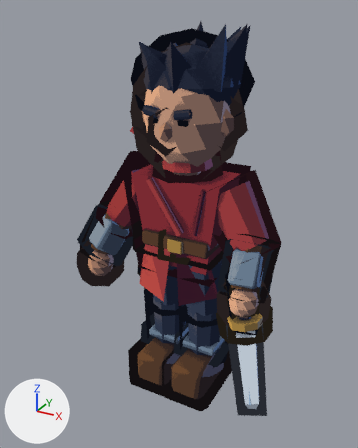
The Blender file jogos/hordas/fonte_arte/blender_herois/hazaki/hazaki_rig.blend: old version first, new version second.
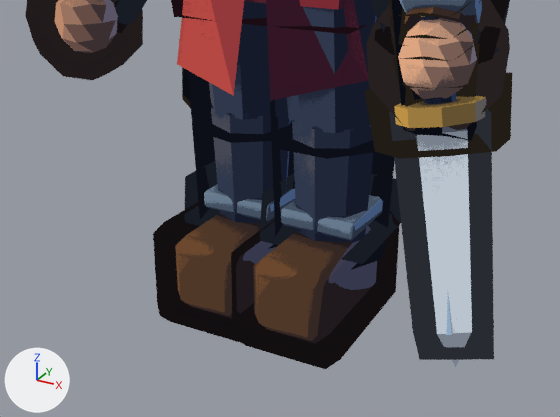
Old and new are each drawn whole from a 50 mm lens placed at (1.048, -2.735, 1.986), pointed at (-0.047, -0.745, 0.991) and again close up from a 50 mm lens placed at (0.789, -2.228, 1.06), pointed at (0.136, -1.041, 0.467). Every picture has the same lights, and +X, +Y and +Z are marked at lower left. The first two pictures are the older version.

Names of what the first close-up shows: 'Aba do casaco direita', 'Aba do casaco esquerda', 'Bota direita', 'Bota esquerda', 'Canela direita', 'Canela esquerda', 'Contorno — Bota direita', 'Contorno — Lâmina da katana', 'Contorno — Mão esquerda', 'Coxa direita', 'Fio azul refletido', 'Lâmina da katana', 'Mão direita', 'Ponta da katana' and 30 more.
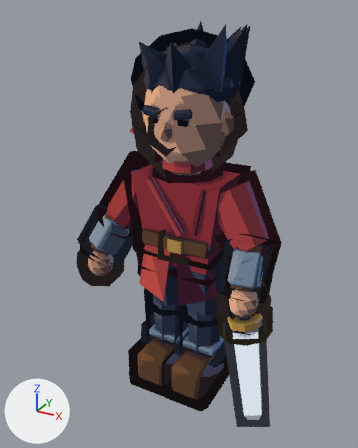
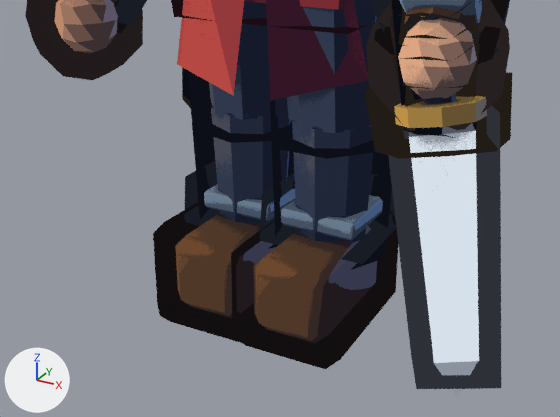
The change, as a diff of the scene's bpy script:
```diff
--- a/jogos/hordas/fonte_arte/blender_herois/hazaki/hazaki_rig.blend.py
+++ b/jogos/hordas/fonte_arte/blender_herois/hazaki/hazaki_rig.blend.py
@@ mat_fio_polido @@
 n7 = _N.new('ShaderNodeValToRGB'); n7.name = 'Color Ramp'
 while len(n7.color_ramp.elements) > 1: n7.color_ramp.elements.remove(n7.color_ramp.elements[-1])
-n7.color_ramp.elements[0].position = 0.0; n7.color_ramp.elements[0].color = (0.0607, 0.0726, 0.101, 1.0)
-_e = n7.color_ramp.elements.new(0.3); _e.color = (0.189, 0.22, 0.267, 1.0)
-_e = n7.color_ramp.elements.new(0.52); _e.color = (0.485, 0.552, 0.624, 1.0)
-_e = n7.color_ramp.elements.new(0.76); _e.color = (0.735, 0.763, 0.781, 1.0)
+n7.color_ramp.elements[0].position = 0.0; n7.color_ramp.elements[0].color = (0.0804, 0.0936, 0.125, 1.0)
+_e = n7.color_ramp.elements.new(0.3); _e.color = (0.258, 0.291, 0.344, 1.0)
+_e = n7.color_ramp.elements.new(0.52); _e.color = (0.672, 0.745, 0.823, 1.0)
+_e = n7.color_ramp.elements.new(0.76); _e.color = (0.996, 1.0, 1.0, 1.0)
 n8 = _N.new('ShaderNodeVectorMath'); n8.name = 'Vector Math.001'
@@ mat_fio_polido @@
 n11 = _N.new('ShaderNodeMixRGB'); n11.name = 'Mix (Legacy)'
-n11.inputs[2].default_value = (0.204, 0.299, 0.517, 1.0)  # 'Color2', blue #7d95be
+n11.inputs[2].default_value = (0.265, 0.371, 0.612, 1.0)  # 'Color2', blue #8da4cd
 _L.new(n1.outputs[0], n0.inputs[0])  # 'Emission' to 'Surface'
@@ mat_contorno_fio_polido @@
 n4 = _N.new('ShaderNodeEmission'); n4.name = 'Emission'
-n4.inputs[0].default_value = (0.0208, 0.0239, 0.032, 1.0)  # 'Color', dark grey #282b32
+n4.inputs[0].default_value = (0.0266, 0.03, 0.0388, 1.0)  # 'Color', dark grey #2d3037
 _L.new(n2.outputs[6], n1.inputs[0])  # 'Backfacing' to 'Factor'
@@ me_cone_042 @@
 # used by ob_lâmina_da_katana; location = (0.431, -0.93, 0.441); rotation_euler = (2.942, 0.00694, 1.15), in degrees (169, 0.4, 66); scale = (0.546, 0.528, 0.549)
-me_cone_042.from_pydata(...)  # 8 vertices, 6 faces; spans x -0.115..0.115, y -0.115..0.115, z -0.35..0.35
+me_cone_042.from_pydata(...)  # 8 vertices, 6 faces; spans x -0.15..0.15, y -0.15..0.15, z -0.4..0.4
+# me_cone_042 part 1: the whole mesh is scaled about its middle by (1.3, 1.3, 1.14)
 me_cone_042.materials.append(mat_fio_polido)
@@ me_cone_043 @@
 # used by ob_ponta_da_katana; location = (0.471, -0.948, 0.209); rotation_euler = (2.942, 0.00694, 1.15), in degrees (169, 0.4, 66); scale = (0.546, 0.528, 0.549)
-me_cone_043.from_pydata(...)  # 5 vertices, 5 faces; spans x -0.085..0.085, y -0.085..0.085, z -0.08..0.08
+me_cone_043.from_pydata(...)  # 5 vertices, 5 faces; spans x -0.11..0.11, y -0.11..0.11, z -0.09..0.09
+# me_cone_043 part 2: the whole mesh is scaled about its middle by (1.29, 1.29, 1.13)
 me_cone_043.materials.append(mat_fio_polido)
@@ me_cone_058 @@
 # used by ob_contorno___lâmina_da_katana; location = (0.431, -0.93, 0.441); rotation_euler = (2.942, 0.00694, 1.15), in degrees (169, 0.4, 66); scale = (0.546, 0.528, 0.549)
-me_cone_058.from_pydata(...)  # 8 vertices, 6 faces; spans x -0.215..0.208, y -0.216..0.213, z -0.411..0.426
-me_cone_058.vertices[0].co = (0.003, 0.213, -0.411)  # pixel (491, 112)
-me_cone_058.vertices[1].co = (0.004, 0.173, 0.426)  # pixel (493, 359)
-me_cone_058.vertices[2].co = (0.208, -0.021, -0.41)
-me_cone_058.vertices[3].co = (0.171, -0.024, 0.419)  # pixel (481, 327)
-me_cone_058.vertices[4].co = (-0.027, -0.216, -0.404)  # pixel (389, 111)
-me_cone_058.vertices[5].co = (-0.03, -0.181, 0.408)  # pixel (412, 331)
-me_cone_058.vertices[6].co = (-0.215, 0.002, -0.405)
-me_cone_058.vertices[7].co = (-0.181, 0.003, 0.409)  # pixel (419, 359)
+me_cone_058.from_pydata(...)  # 8 vertices, 6 faces; spans x -0.249..0.244, y -0.252..0.248, z -0.46..0.475
+# me_cone_058 part 3
+me_cone_058.vertices[0].co = (0.003, 0.248, -0.46)  # pixel (500, 112)
+me_cone_058.vertices[1].co = (0.004, 0.199, 0.475)  # pixel (501, 388)
+me_cone_058.vertices[2].co = (0.244, -0.017, -0.46)
+me_cone_058.vertices[3].co = (0.197, -0.018, 0.47)  # pixel (488, 350)
+me_cone_058.vertices[4].co = (-0.022, -0.252, -0.455)
+me_cone_058.vertices[5].co = (-0.024, -0.206, 0.46)  # pixel (411, 354)
+me_cone_058.vertices[6].co = (-0.249, 0.0, -0.456)
+me_cone_058.vertices[7].co = (-0.205, 0.001, 0.461)  # pixel (416, 389)
 me_cone_058.materials.append(mat_contorno_fio_polido)
@@ cu_fio_azul_refletido_001 @@
 _sp = cu_fio_azul_refletido_001.splines.new('POLY'); _sp.points.add(1)
-_sp.points.foreach_set('co', [0.761, -1.098, 1.145, 1.0, 0.887, -1.154, 0.458, 1.0])
+_sp.points.foreach_set('co', [0.761, -1.098, 1.145, 1.0, 0.905, -1.162, 0.36, 1.0])
 cu_fio_azul_refletido_001.materials.append(mat_reflexo_frio)
 cu_fio_azul_refletido_001.bevel_resolution = 1
-cu_fio_azul_refletido_001.bevel_depth = 0.02
+cu_fio_azul_refletido_001.bevel_depth = 0.028
 cu_fio_azul_refletido_001.fill_mode = 'FULL'
@@ ob_lâmina_da_katana @@
 ob_lâmina_da_katana = bpy.data.objects.new('Lâmina da katana', me_cone_042)
-ob_lâmina_da_katana.location = (0.431, -0.93, 0.441)
+ob_lâmina_da_katana.location = (0.435, -0.932, 0.414)
 ob_lâmina_da_katana.rotation_euler = (2.942, 0.00694, 1.15)  # degrees (169, 0.4, 66)
@@ ob_ponta_da_katana @@
 ob_ponta_da_katana = bpy.data.objects.new('Ponta da katana', me_cone_043)
-ob_ponta_da_katana.location = (0.471, -0.948, 0.209)
+ob_ponta_da_katana.location = (0.482, -0.953, 0.15)
 ob_ponta_da_katana.rotation_euler = (2.942, 0.00694, 1.15)  # degrees (169, 0.4, 66)
@@ ob_contorno___lâmina_da_katana @@
 ob_contorno___lâmina_da_katana = bpy.data.objects.new('Contorno — Lâmina da katana', me_cone_058)
-ob_contorno___lâmina_da_katana.location = (0.431, -0.93, 0.441)
+ob_contorno___lâmina_da_katana.location = (0.435, -0.932, 0.414)
 ob_contorno___lâmina_da_katana.rotation_euler = (2.942, 0.00694, 1.15)  # degrees (169, 0.4, 66)
```

Boxes [x1, y1, x2, y2] around the edits, measured in the close-ups (560 x 417 px):
'Contorno — Lâmina da katana', recoloured, reshaped, moved (8% wider, 13% taller)
    before: [389, 109, 494, 360]
    after: [388, 105, 501, 389]
'Lâmina da katana', mesh rescaled, moved (27% wider, 16% taller)
    before: [417, 127, 472, 334]
    after: [409, 123, 479, 363]
'Ponta da katana', recoloured, mesh rescaled, moved
    before: [436, 327, 471, 367]
    after: [433, 358, 478, 398]
